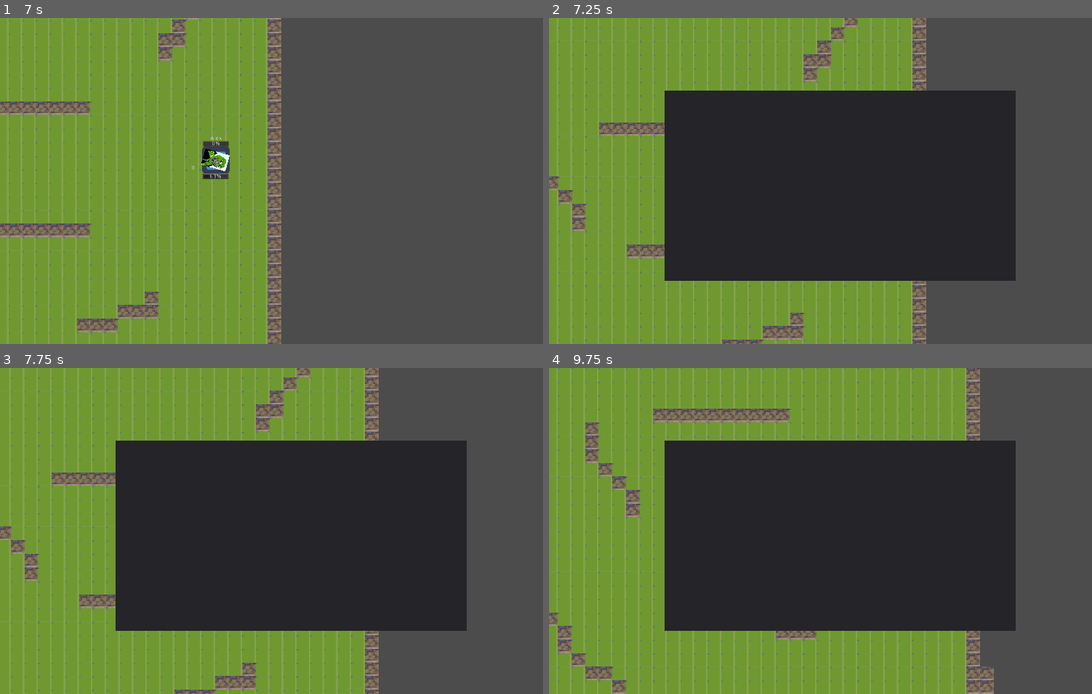
Above: before the commit, frames 1-4 (two rows, left to right).
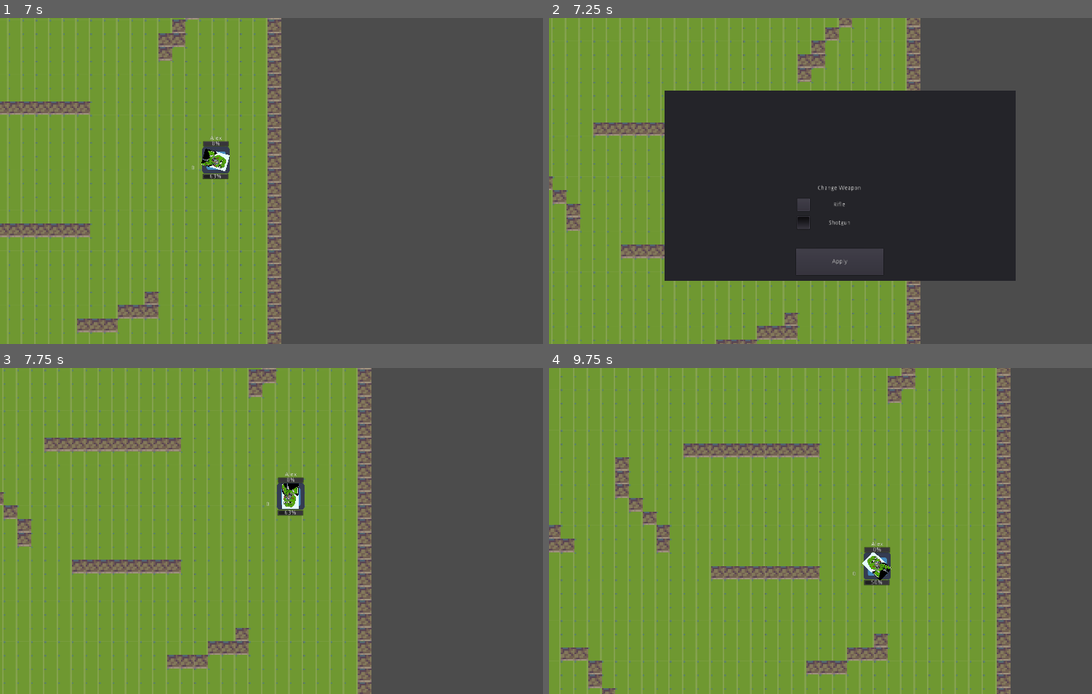
Above: after the commit, the same moments.

Repository: JulianoBZ/TopDownShooter
Game: Godot game, scene res://network2/Network_setup.tscn
Same seed, same stepped clock (60 frames per second), same inputs: the game is played once before the commit and once after it. The engine's default icon, where the game draws it, is replaced by a stand-in: a white triangle on a blue panel in a dark square.
Inputs (mouse positions are in pixels of both pictures, inside the frame that each line leads up to):
- Up to frame 1 (7 s): click (304, 216) at 0.52 s; type "12" at 0.6 s; click (477, 216) at 0.75 s; type "Alex" at 0.83 s; click (266, 259) at 1.25 s; click (266, 278) at 2 s; click "Create Server" at 2.75 s; tap Enter at 3.5 s; move the mouse to (418, 164) at 3.52 s; press the mouse at (418, 164) at 3.53 s; hold D (right) 3.53-4.28 s; move the mouse to (173, 197) at 4.27 s; release the mouse at (173, 197) at 4.28 s; hold S (down) 4.28-5.03 s; tap Shift (Sprint) at 4.35 s; click (173, 197) at 4.55 s; move the mouse to (347, 109) at 5.02 s; press the mouse at (347, 109) at 5.03 s; hold D (right) 5.03-5.78 s; tap Space at 5.75 s; move the mouse to (260, 246) at 5.77 s; release the mouse at (260, 246) at 5.78 s; hold W (up) 5.78-6.53 s; tap K (kys) at 5.85 s; click (260, 246) at 6.05 s; move the mouse to (466, 229) at 6.52 s; press the mouse at (466, 229) at 6.53 s; hold A (left) from 6.53 s (still down)
- Up to frame 2 (7.25 s): keep holding A (left); tap Escape (Esc_Menu) at 7.15 s
- Up to frame 3 (7.75 s): release A (left) at 7.25 s; release the mouse at (466, 579) at 7.25 s; click (293, 612) at 7.25 s, where only the run after the commit has a clickable "Apply"
- Up to frame 4 (9.75 s): tap Enter at 8 s; move the mouse to (663, 482) at 8.02 s; hold A (left) 8.03-8.78 s; tap Shift (Sprint) at 8.1 s; click (663, 482) at 8.3 s; move the mouse to (869, 531) at 8.77 s; press the mouse at (869, 531) at 8.78 s; hold S (down) 8.78-9.53 s; move the mouse to (749, 449) at 9.52 s; release the mouse at (749, 449) at 9.53 s; hold D (right) from 9.53 s (still down); tap K (kys) at 9.6 s

Frame 1 is identical in both runs. In frame 2, 13% of the frame differs, in the area x 0-70%, y 0-100%; in frame 3, 52%; in frame 4, 55%, in the area x 0-86%, y 0-100%.

Commit message:
Ajuste do Menu, que agora funciona para trocar armas ao renascer

Diff:
--- /dev/null
+++ b/2DTopShooter/MenuWeaponGroup.tres
@@ -0,0 +1,4 @@
+[gd_resource type="ButtonGroup" format=2]
+
+[resource]
+resource_name = "MenuWeaponGroup"
--- a/2DTopShooter/Player-All.gd
+++ b/2DTopShooter/Player-All.gd
@@ -55,15 +55,20 @@
 
 		if Input.is_action_just_pressed("Esc_Menu"):
 			if esc_pressed:
+				print("Error")
 				camera_lock = false
 				Menu.visible = false
 				esc_pressed = false
+				can_move = true
+				player.can_fire = true
 			else:
 				camera.offset_h = 0
 				camera.offset_v = 0
 				Menu.visible = true
 				camera_lock = true
 				esc_pressed = true
+				can_move = false
+				player.can_fire = false
 
 		killcount.text = str(kills)
 
--- a/2DTopShooter/Player-All.tscn
+++ b/2DTopShooter/Player-All.tscn
@@ -8,6 +8,7 @@
 [ext_resource path="res://HealthBar.gd" type="Script" id=6]
 [ext_resource path="res://AmmoBar.gd" type="Script" id=7]
 [ext_resource path="res://assets/circle.png" type="Texture" id=8]
+[ext_resource path="res://MenuWeaponGroup.tres" type="ButtonGroup" id=9]
 
 [sub_resource type="RectangleShape2D" id=1]
 extents = Vector2( 31, 31.5 )
@@ -118,8 +119,64 @@
 margin_right = 413.0
 margin_bottom = 235.0
 
+[node name="weapon1" type="Label" parent="Esc_Menu/Panel"]
+margin_left = 312.0
+margin_top = 249.0
+margin_right = 508.0
+margin_bottom = 290.0
+rect_pivot_offset = Vector2( -684, -122 )
+text = "Rifle"
+align = 1
+valign = 1
+autowrap = true
+
+[node name="weapon2" type="Label" parent="Esc_Menu/Panel"]
+margin_left = 313.0
+margin_top = 292.0
+margin_right = 509.0
+margin_bottom = 333.0
+text = "Shotgun"
+align = 1
+valign = 1
+autowrap = true
+
+[node name="weaponbut1" type="Button" parent="Esc_Menu/Panel"]
+margin_left = 311.0
+margin_top = 254.0
+margin_right = 341.0
+margin_bottom = 284.0
+toggle_mode = true
+group = ExtResource( 9 )
+
+[node name="weaponbut2" type="Button" parent="Esc_Menu/Panel"]
+margin_left = 311.0
+margin_top = 296.0
+margin_right = 341.0
+margin_bottom = 326.0
+toggle_mode = true
+group = ExtResource( 9 )
+
+[node name="Change" type="Label" parent="Esc_Menu/Panel"]
+margin_left = 312.0
+margin_top = 210.0
+margin_right = 508.0
+margin_bottom = 251.0
+rect_pivot_offset = Vector2( -484, -77 )
+text = "Change Weapon"
+align = 1
+valign = 1
+autowrap = true
+
+[node name="ApplyButton" type="Button" parent="Esc_Menu/Panel"]
+margin_left = 308.0
+margin_top = 372.0
+margin_right = 514.0
+margin_bottom = 435.0
+text = "Apply"
+
 [connection signal="pdeath" from="." to="Player" method="_on_PlayerAll_pdeath"]
 [connection signal="respawned" from="." to="Player" method="_on_PlayerAll_respawned"]
 [connection signal="timeout" from="TextureProgress/Timer" to="Player" method="_on_Timer_timeout"]
+[connection signal="pressed" from="Esc_Menu/Panel/ApplyButton" to="Player" method="_on_ApplyButton_pressed"]
 
 [editable path="Player"]
--- a/2DTopShooter/scripts/Player.gd
+++ b/2DTopShooter/scripts/Player.gd
@@ -16,7 +16,8 @@
 var sprinting = false
 export var last_rec = 2
 var alive = true
-var damage = 0
+var rifle_damage = 15
+var shotgun_damage = 7
 var is_master = true
 var porcentagem = 1
 export var tot_recoil = 0
@@ -25,6 +26,10 @@
 var reloading_animation = true
 onready var vision = $Visao
 onready var shell = preload("res://Scenes/spent_casings.tscn")
+onready var MenuPanel = get_parent().get_node("Esc_Menu/Panel")
+onready var weapon1 = MenuPanel.get_node("weaponbut1")
+onready var weapon2 = MenuPanel.get_node("weaponbut2")
+var desired_firetype = firetype
 
 #puppet var puppet_rotation = 0 setget puppet_position_set
 
@@ -35,14 +40,16 @@
 	firetype = Global.firetype
 	if firetype == 1:
 		porcentagem = 3.333
-		damage = 15
+		#damage = 15
 		ammo_max = 30
+		weapon1.pressed = true
 		#reload_timer.wait_time = 2.4
 	if firetype == 2:
 		ammo_count = 8
-		damage = 6
+		#damage = 4
 		porcentagem = 12.5
 		ammo_max = 8
+		weapon2.pressed = true
 	#reload_timer.wait_time = reload_texture.value
 	pass # Replace with function body.
 
@@ -176,7 +183,7 @@
 	var b = bullet.instance()
 	b.name = "Bullet" + name + str(Net.network_object_name_index)
 	b.flag = get_parent()
-	b.damage = damage
+	b.damage = rifle_damage
 	b.position = $Bulletpoint.get_global_position()
 	b.rotation_degrees = rotation_degrees + tot_recoil
 	b.apply_impulse(Vector2(0,0),Vector2(bullet_speed,0).rotated(rotation + tot_recoil))
@@ -191,10 +198,9 @@
 	"9" : bullet.instance(),"10" : bullet.instance(),"11" : bullet.instance(),"12" : bullet.instance()}
 	var graus = -6
 	for x in bullets:
-		bullets[x].damage = damage
+		bullets[x].damage = shotgun_damage
 		bullets[x].rotation_degrees = rotation_degrees
 		bullets[x].flag = get_parent()
-		bullets[x].damage = damage
 		bullets[x].position = $Bulletpoint.get_global_position()
 		bullets[x].rotation_degrees = rotation_degrees
 		bullets[x].apply_impulse(Vector2(0,0),Vector2(bullet_speed,0).rotated(rotation + deg2rad(graus)))
@@ -247,3 +253,15 @@
 	can_fire = true
 	visible = true
 	alive = true
+	firetype = desired_firetype
+
+func _on_ApplyButton_pressed():
+	if weapon1.pressed == true:
+		desired_firetype = 1
+	if weapon2.pressed == true:
+		desired_firetype = 2
+	MenuPanel.visible = false
+	can_fire = true
+	get_parent().can_move = true
+	get_parent().esc_pressed = false
+	get_parent().camera_lock = false
Not shown: 1 places in 2DTopShooter/Player-All.tscn that only renumber resources
